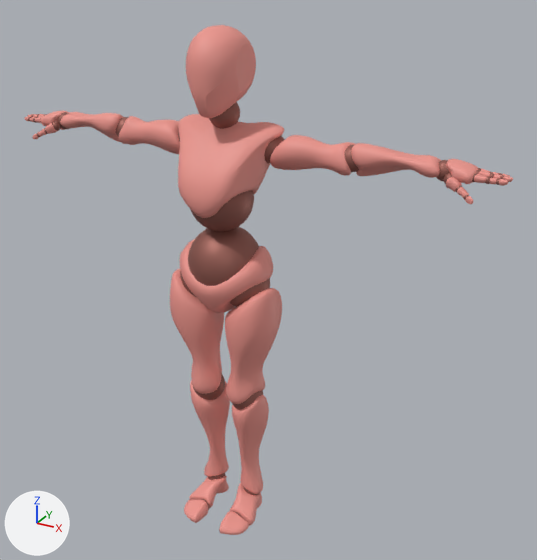
A saved change to the glTF model model.glb.
Rendered twice from a camera (50 mm lens) standing at (1.27, -1.998, 2.007) and looking at (0.123, 0.087, 0.965). Every picture has the same lights, and +X, +Y and +Z are marked at lower left.

The older version as bpy lines, for what is in view:
```python
mat_beta_highlimbsgeosg3 = principled_material('Beta_HighLimbsGeoSG3')
mat_beta_highlimbsgeosg3.base_color = (0.837, 0.302, 0.264)  # pink #ec958c
mat_beta_highlimbsgeosg3.roughness = 0.553
mat_beta_joints_mat1 = principled_material('Beta_Joints_MAT1')
mat_beta_joints_mat1.base_color = (0.333, 0.125, 0.101)  # brown #9c6359
mat_beta_joints_mat1.metallic = 0.5
mat_beta_joints_mat1.roughness = 0.553
me_beta_joints = bpy.data.meshes.new('Beta_Joints')
me_beta_joints.from_pydata(...)  # 10514 vertices, 20840 faces; spans x -0.88..0.88, y -0.13..0.13, z 0.0..1.6
me_beta_joints.materials.append(mat_beta_joints_mat1)  # brown #9c6359
me_beta_surface = bpy.data.meshes.new('Beta_Surface')
me_beta_surface.from_pydata(...)  # 14232 vertices, 28272 faces; spans x -0.9..0.9, y -0.17..0.15, z 0.0..1.81
me_beta_surface.materials.append(mat_beta_highlimbsgeosg3)  # pink #ec958c
ob_beta_joints = bpy.data.objects.new('Beta_Joints', me_beta_joints)
ob_beta_joints.location = (0.0, 0.0, 0.0)
ob_beta_surface = bpy.data.objects.new('Beta_Surface', me_beta_surface)
ob_beta_surface.location = (0.0, 0.0, 0.0)
```
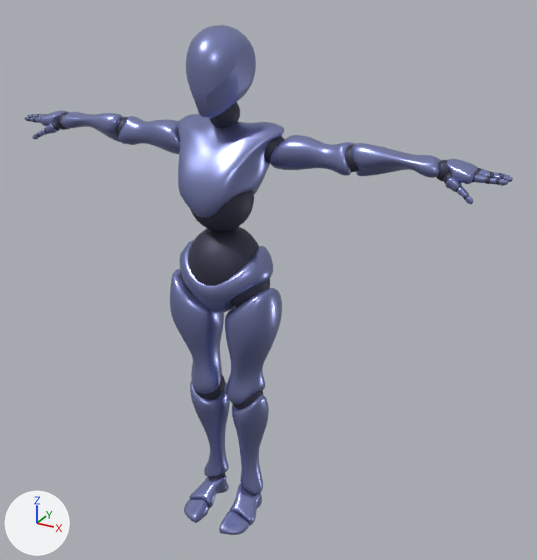
Changed parts and their boxes [x1, y1, x2, y2] in the pictures (537 x 560 px):
'Beta_Surface', recoloured, surface changed (pink to blue): [25, 25, 513, 535] in both
'Beta_Joints', recoloured (brown to blue): [28, 102, 504, 517] in both

The change, as a diff of the scene's bpy script:
```diff
--- a/model.glb.py
+++ b/model.glb.py
@@ mat_beta_joints_mat1 @@
 mat_beta_joints_mat1 = principled_material('Beta_Joints_MAT1')
-mat_beta_joints_mat1.base_color = (0.333, 0.125, 0.101)  # brown #9c6359
+mat_beta_joints_mat1.base_color = (0.0537, 0.0558, 0.095)  # dark blue #424357
 mat_beta_joints_mat1.metallic = 0.5
@@ mat_beta_highlimbsgeosg3 @@
 mat_beta_highlimbsgeosg3 = principled_material('Beta_HighLimbsGeoSG3')
-mat_beta_highlimbsgeosg3.base_color = (0.837, 0.302, 0.264)  # pink #ec958c
-mat_beta_highlimbsgeosg3.roughness = 0.553
+mat_beta_highlimbsgeosg3.base_color = (0.275, 0.307, 0.606)  # blue #8f96cc
+mat_beta_highlimbsgeosg3.roughness = 0.317
+mat_beta_highlimbsgeosg3.metallic = 0.803
```
